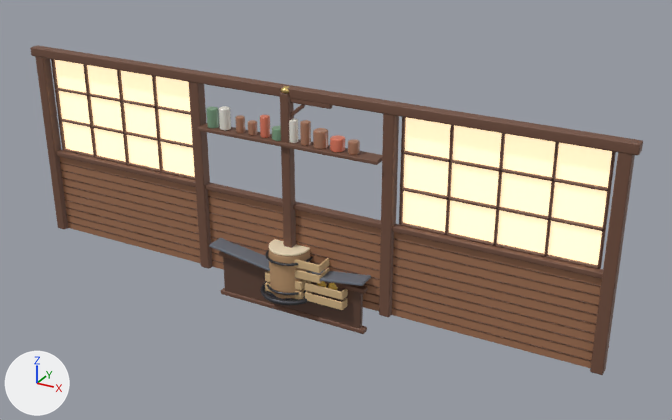
The glTF model apps/web/public/models/dressing.glb as it was, and as the next commit left it.
Before and after are seen from a 50 mm camera at (6.27, -10.05, 6.44) aimed at (0.58, 0.29, 1.27). The axes (+X, +Y, +Z) are drawn at lower left. The lights are the same throughout. The picture after the commit comes second. Where no turn or scale is listed for an object, it has been applied to the vertices.

Before the edit, the objects in view are built like this:
```python
ob_backwallmesh = bpy.data.objects.new('backwallMesh', me_backwallmesh_mesh)
ob_backwallmesh.location = (0.0, 0.0, 0.0)
ob_cratesmesh = bpy.data.objects.new('cratesMesh', me_cratesmesh_mesh)
ob_cratesmesh.location = (0.0, 0.0, 0.0)
ob_signmesh = bpy.data.objects.new('signMesh', me_signmesh_mesh)
ob_signmesh.location = (0.0, 0.0, 0.0)
# also in view: 'barrelMesh' at (0.0, 0.0, 0.36); 'postMesh' at (0.28, 0.0, 1.51)
```
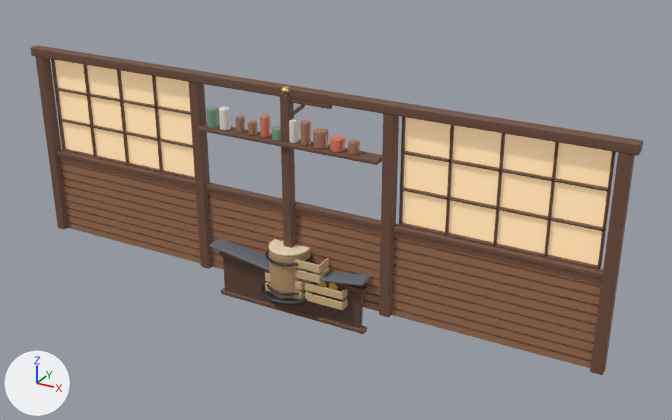
Location of each change, [x1, y1, x2, y2] in pixels of the pictures (672 x 420 px):
'backwallMesh', recoloured (darker): [51, 57, 615, 269] in both

The change, as a diff of the scene's bpy script:
```diff
--- a/apps/web/public/models/dressing.glb.py
+++ b/apps/web/public/models/dressing.glb.py
@@ mat_shoji @@
 mat_shoji.roughness = 0.9
-mat_shoji.emission_color = (0.9, 0.702, 0.45)  # beige #f3dab3
+mat_shoji.emission_color = (0.3, 0.216, 0.126)  # brown #958063
 mat_shoji.emission_strength = 1.0
```
